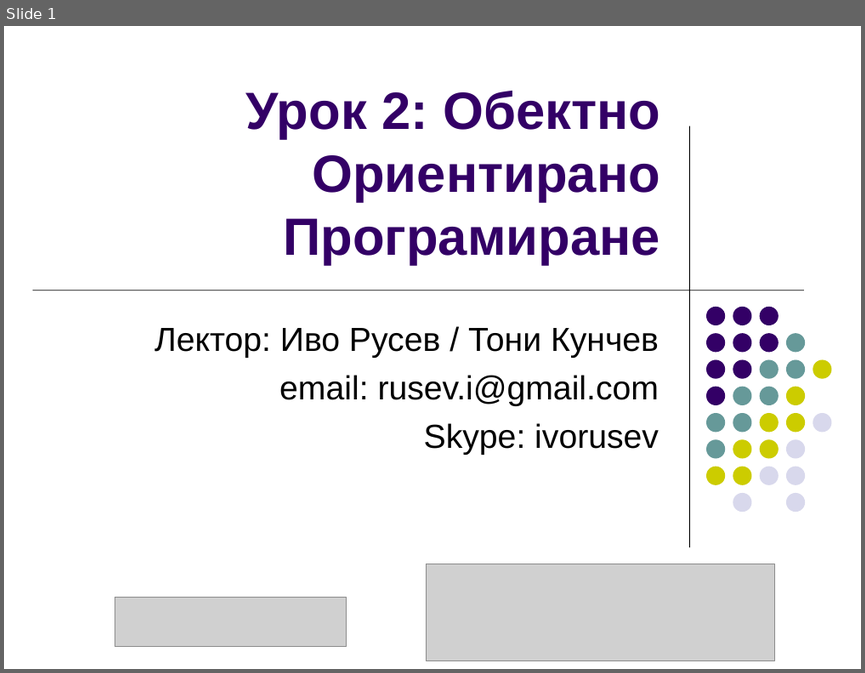
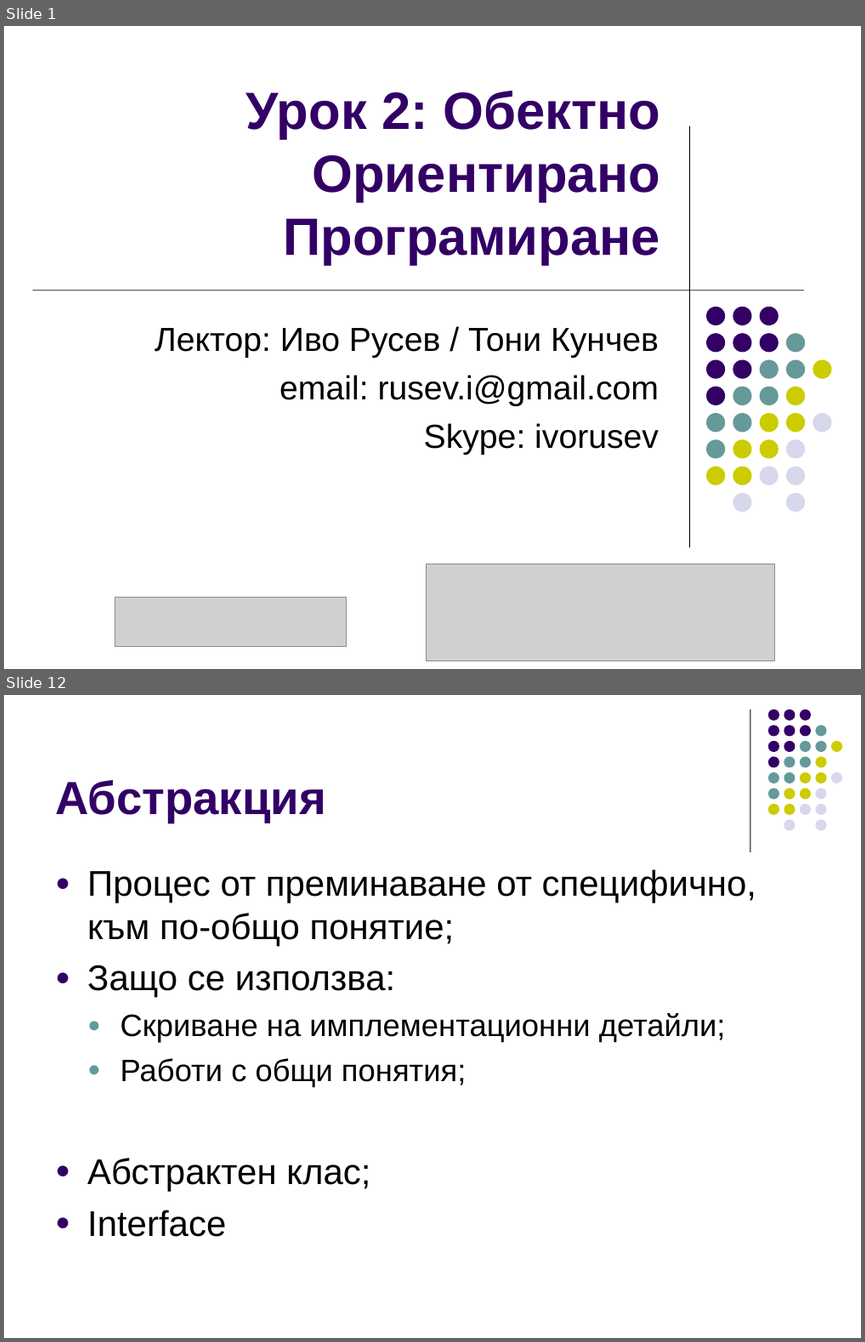
Before and after one commit to ivorusev/startup-factory-java-course, a slide deck: 2-OOP.ppt. Shown one above the other, each under a label of ours: slide 1 before the commit, slides 1 and 12 after it; the slides between them are not shown. The pictures are 865x673 and 865x1342 pixels, drawn with LibreOffice and Linux fonts; fonts in the diff are those of the drawing; grey boxes stand for pictures. Boxes give left, top, right and bottom in pixels: in the first picture for what was removed or moved away, otherwise in the second. Text is boxed around its words. In the diff, an @@ line names an element or a change of style, - is before the commit and + after.

```diff
--- a/2-OOP.ppt
+++ b/2-OOP.ppt
@@ slide 12 added at (x1=4, y1=695, x2=861, y2=1338), background #FFFFFF @@
@@ line added from (750, 709) to (750, 851), #000000 0.74 pt @@
@@ title added at (x1=55, y1=780, x2=326, y2=823), 39 pt, text #330066, bold @@
+Абстракция
@@ group added at (x1=768, y1=709, x2=842, y2=830): 31 ellipses @@
@@ text added at (x1=87, y1=869, x2=756, y2=1236), 30 pt, text #000000 @@
+● Процес от преминаване от специфично, към по-общо понятие;
+● Защо се използва:
+  ● Скриване на имплементационни детайли;
+  ● Работи с общи понятия;
+● Абстрактен клас;
+● Interface
```
Also in this commit, not shown: 4 slides changed, 8 other slides added.
